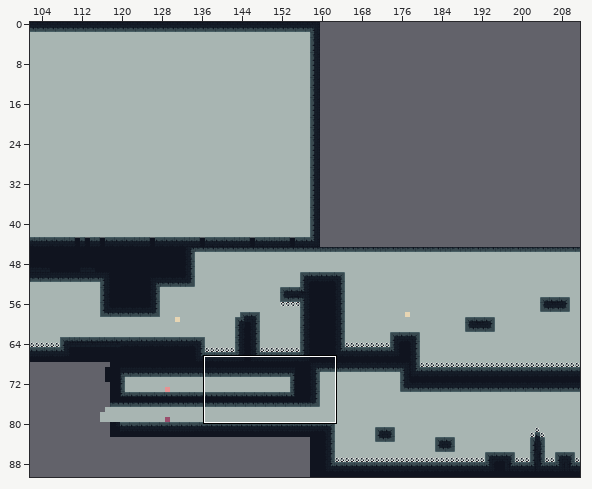
Level history. Tiled map: assets/newLevels.tmx. The first picture is a wide view before the edit; the outline marks the close-up.
Close-up. Before:
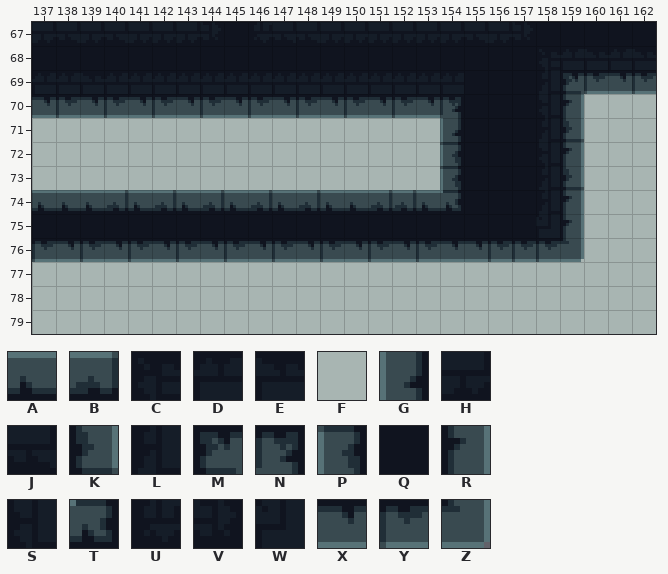
Cells are 8x8 px. Shown: x 137..162, y 67..79. The commit also changed other parts of the map, which this record leaves out.
Key: from "tileset": A 2, B 3, C 6, D 7, E 8, F 12, G 32, H 34, J 35, K 37, L 38, M 39, N 40, P 64, Q 66, R 69, S 70, T 72, U 102, V 105, W 132, X 161, Y 162, Z 165.
_ is an empty cell.
Layers that did not change in this view are not listed.
Layer "ground" before, first column x 137:
67 HJHJHHHVQUJJHHHHHHJHVQQQQQ
68 QQQQQQQQQQQQQQQQQQQQQCDEDE
69 DDEDDDDDDDDDDDDDDDQQQLMYXY
70 XYXYXYXYXYXYXYXYXNQQQSR___
71 FFFFFFFFFFFFFFFFFGQQQLK___
72 FFFFFFFFFFFFFFFFFPQQQSR___
73 FFFFFFFFFFFFFFFFFPQQQLK___
74 AAABABABABABAABBATQQQLR___
75 QQQQQQQQQQQQQQQQQQQQQWR___
76 YXYXYXYXYXYXYXYXYXXYYYZ___
77 FFFFFFFFFFFFFFFFFFFF______
78 FFFFFFFFFFFFFFFFFFFFF_____
79 FFFFFFFFFFFFFFFFFFFFF_____
Now the later version:
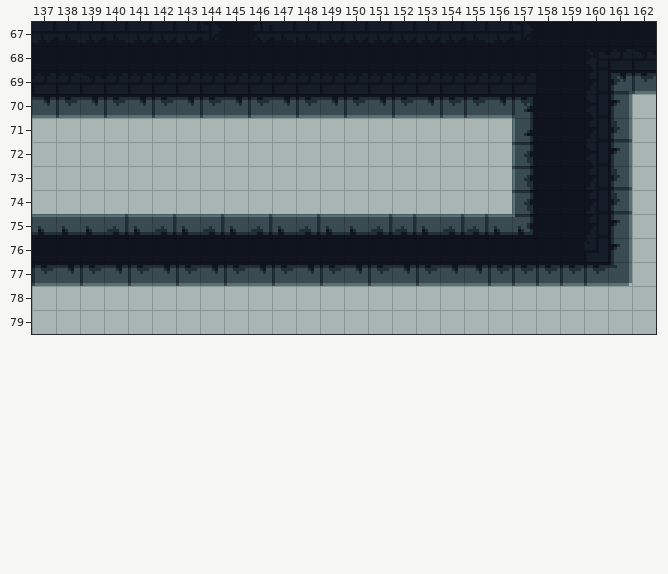
Change:
{"where": "layer \"ground\""}
{"y":69,"x":159,"old":"MYX","new":"QLM"}
{"y":70,"x":154,"old":"NQQQ","new":"YYXN"}
{"y":70,"x":159,"old":"R__","new":"QSR"}
{"y":71,"x":154,"old":"GQQQ","new":"FFFG"}
{"y":71,"x":159,"old":"K__","new":"QLK"}
{"y":72,"x":154,"old":"PQQQ","new":"FFFP"}
{"y":72,"x":159,"old":"R__","new":"QSR"}
{"y":73,"x":154,"old":"PQQQ","new":"FFFP"}
{"y":73,"x":159,"old":"K__","new":"QLK"}
{"y":74,"x":137,"old":"AAABABABABABAABBATQQQ","new":"FFFFFFFFFFFFFFFFFFFFP"}
{"y":74,"x":159,"old":"R__","new":"QLK"}
{"y":75,"x":137,"old":"QQQQQQQQQQQQQQQQQQQQQ","new":"AAABABABABABAABBABBAT"}
{"y":75,"x":159,"old":"R__","new":"QLR"}
{"y":76,"x":137,"old":"YXYXYXYXYXYXYXYXYXXYYYZ__","new":"QQQQQQQQQQQQQQQQQQQQQQQWR"}
{"y":77,"x":137,"old":"FFFFFFFFFFFFFFFFFFFF_____","new":"YXYXYXYXYXYXYXYXYXXYYYYYZ"}
{"label":"changed","picture_box":[32,70,632,286]}
